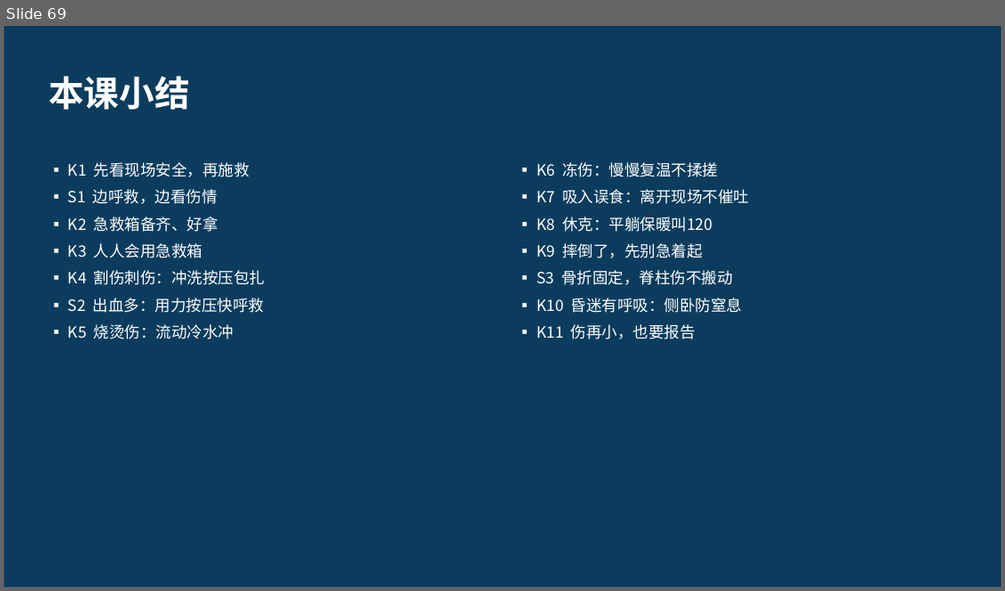
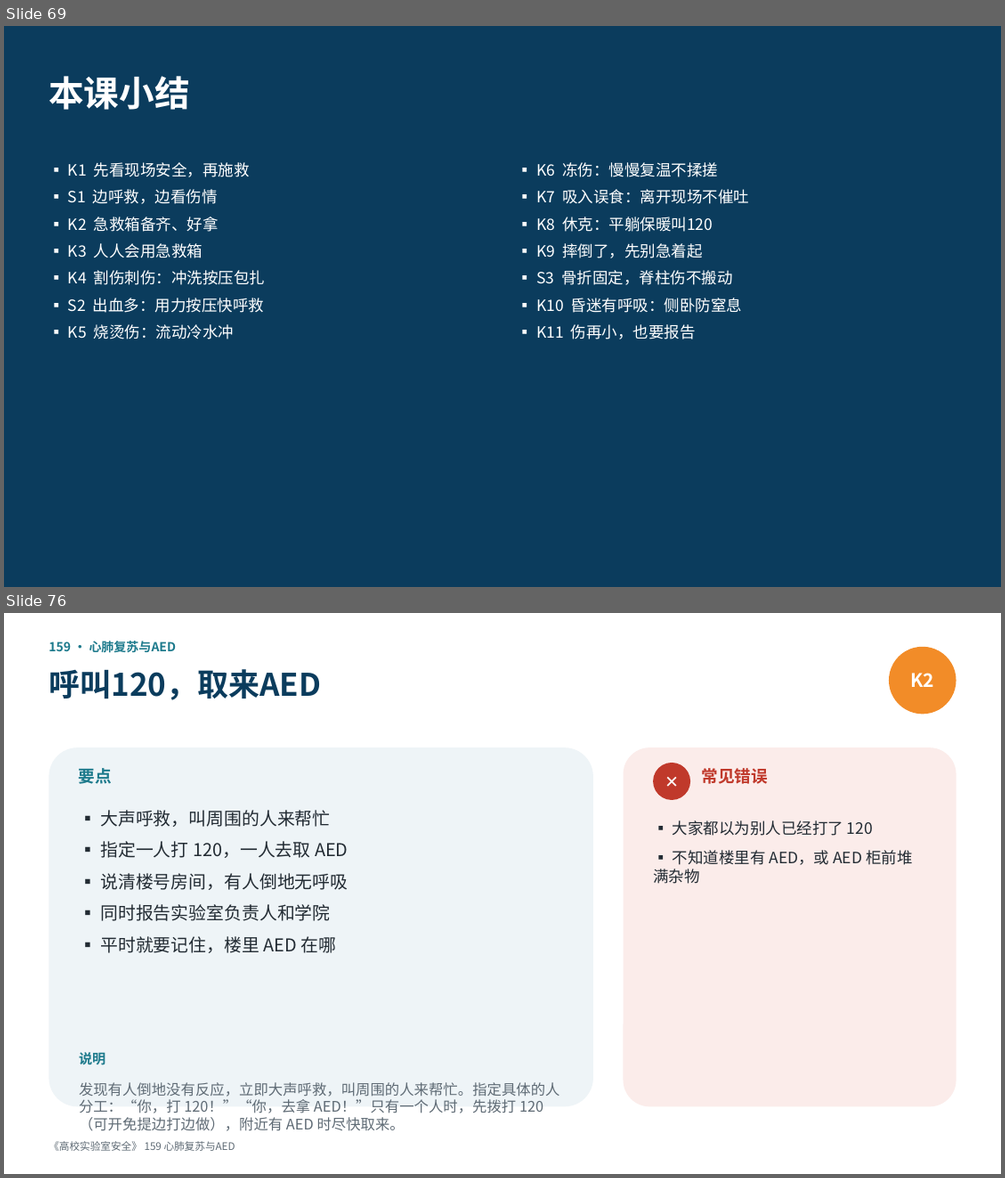
Before and after one commit to hanrongwx-max/videoyoutubo, a slide deck: course/高校实验室安全/课件/第14章_应急处置与事故调查.pptx. Shown one above the other, each under a label of ours: slide 69 before the commit, slides 69 and 76 after it; the slides between them are not shown. The pictures are 1005x591 and 1005x1178 pixels, drawn with LibreOffice and Linux fonts; fonts in the diff are those of the drawing. Boxes give left, top, right and bottom in pixels: in the first picture for what was removed or moved away, otherwise in the second. Text is boxed around its words. In the diff, an @@ line names an element or a change of style, - is before the commit and + after.

```diff
--- a/course/高校实验室安全/课件/第14章_应急处置与事故调查.pptx
+++ b/course/高校实验室安全/课件/第14章_应急处置与事故调查.pptx
@@ slide 76 added at [4, 613, 1001, 1174], background #FFFFFF @@
@@ text added at [48, 641, 177, 653], 12 pt, text #1D7A8C, bold @@
+159 · 心肺复苏与AED
@@ ellipse added at [889, 647, 956, 714], fill #F28C28, 18 pt, text #FFFFFF, bold @@
+K2
@@ text added at [48, 669, 321, 700], 30 pt, text #0B3C5D, bold @@
+呼叫120，取来AED
@@ rounded rectangle added at [48, 747, 593, 1107], fill #EEF4F7 @@
@@ text added at [79, 768, 112, 784], 16 pt, text #1D7A8C, bold @@
+要点
@@ rounded rectangle added at [623, 747, 956, 1107], fill #FBECEA @@
@@ ellipse added at [653, 763, 690, 800], fill #C0392B, 16 pt, text #FFFFFF, bold @@
+✕
@@ text added at [702, 768, 768, 784], 16 pt, text #C0392B, bold @@
+常见错误
@@ text added at [100, 810, 348, 953], 17 pt, text #222B33 @@
+▪ 大声呼救，叫周围的人来帮忙
+▪ 指定一人打 120，一人去取 AED
+▪ 说清楼号房间，有人倒地无呼吸
+▪ 同时报告实验室负责人和学院
+▪ 平时就要记住，楼里 AED 在哪
@@ text added at [653, 820, 912, 884], 15 pt, text #222B33 @@
+▪ 大家都以为别人已经打了 120
+▪ 不知道楼里有 AED，或 AED 柜前堆满杂物
@@ text added at [79, 1052, 105, 1064], 13 pt, text #1D7A8C, bold @@
+说明
@@ text added at [79, 1082, 559, 1131], 14 pt, text #5F6B75 @@
+发现有人倒地没有反应，立即大声呼救，叫周围的人来帮忙。指定具体的人分工：“你，打 120！”“你，去拿 AED！”只有一个人时，先拨打 120（可开免提边打边做），附近有 AED 时尽快取来。
@@ text added at [48, 1141, 235, 1151], 10 pt, text #5F6B75 @@
+《高校实验室安全》 159 心肺复苏与AED
```
Also in this commit, not shown: 15 other slides added, 2 other files.
